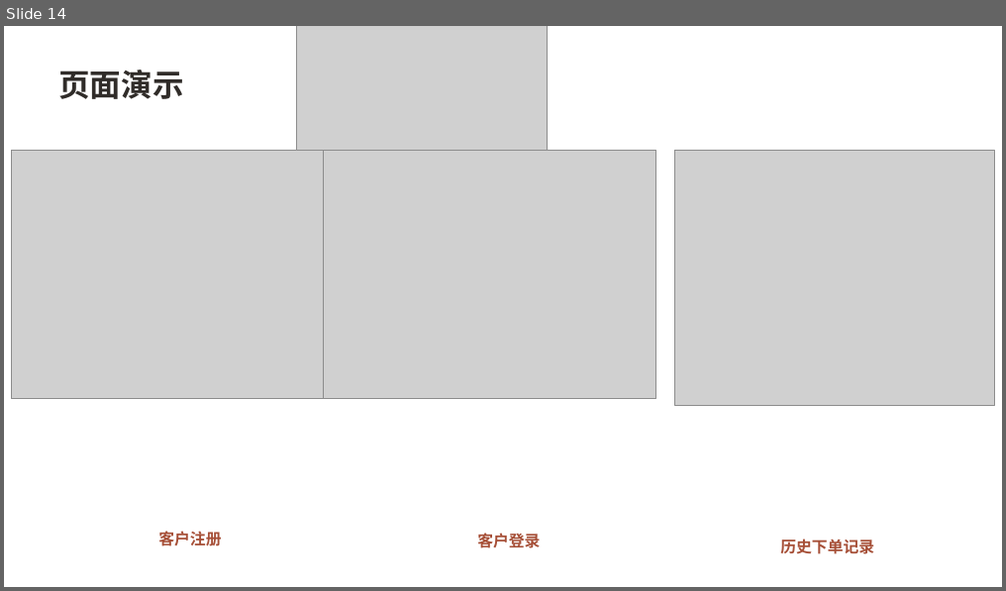
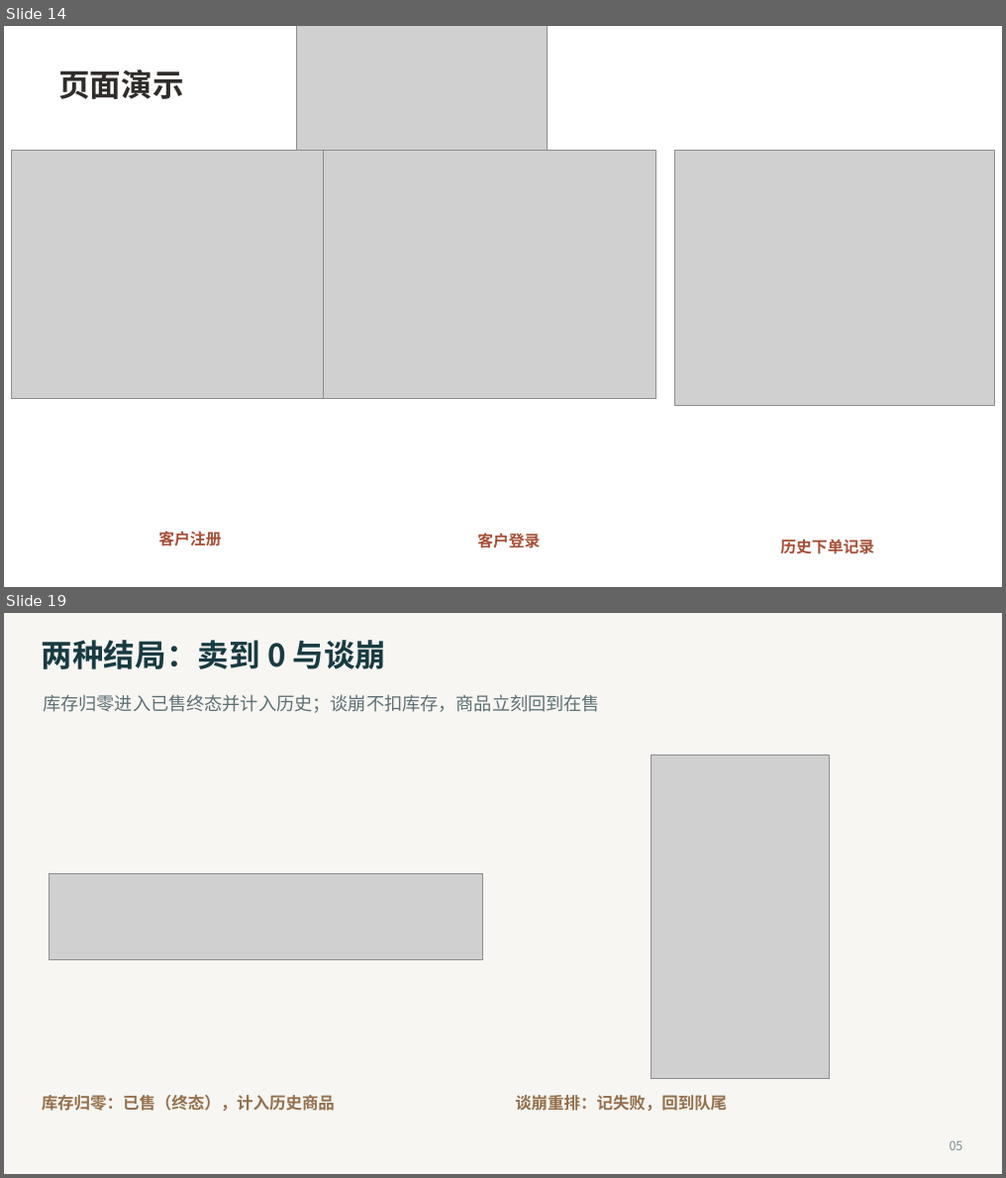
Before and after one commit to hds556/se-course-project, a slide deck: ppt/第三次阶段性评审-在线购物系统.pptx. Shown one above the other, each under a label of ours: slide 14 before the commit, slides 14 and 19 after it; the slides between them are not shown. The pictures are 1006x591 and 1006x1178 pixels, drawn with LibreOffice and Linux fonts; fonts in the diff are those of the drawing; grey boxes stand for pictures. Boxes give left, top, right and bottom in pixels: in the first picture for what was removed or moved away, otherwise in the second. Text is boxed around its words. In the diff, an @@ line names an element or a change of style, - is before the commit and + after.

```diff
--- a/ppt/第三次阶段性评审-在线购物系统.pptx
+++ b/ppt/第三次阶段性评审-在线购物系统.pptx
@@ slide 19 added at (4, 613, 1002, 1174), background #FFFFFF @@
@@ rectangle added at (4, 613, 1002, 1173), fill #F7F6F2 @@
@@ text added at (42, 640, 387, 669), 22.5 pt, text #183B42, bold @@
+两种结局：卖到 0 与谈崩
@@ text added at (43, 694, 600, 713), 12.9 pt, text #5C7074 @@
+库存归零进入已售终态并计入历史；谈崩不扣库存，商品立刻回到在售
@@ picture added at (650, 756, 830, 1079) @@
@@ picture added at (49, 874, 483, 960) @@
@@ text added at (42, 1095, 335, 1111), 11.8 pt, text #94704D, bold @@
+库存归零：已售（终态），计入历史商品
@@ text added at (515, 1095, 727, 1111), 11.8 pt, text #94704D, bold @@
+谈崩重排：记失败，回到队尾
@@ text added at (949, 1142, 963, 1151), 9 pt, text #7C8D90 @@
+05
```
Also in this commit, not shown: 6 other slides added, 1 slide removed.
